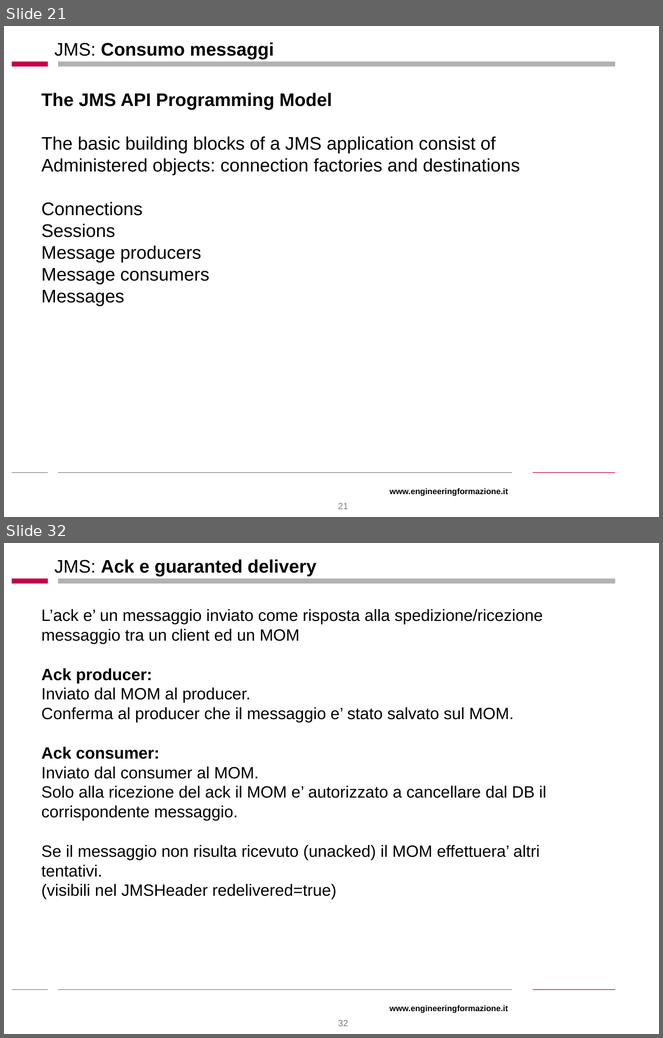
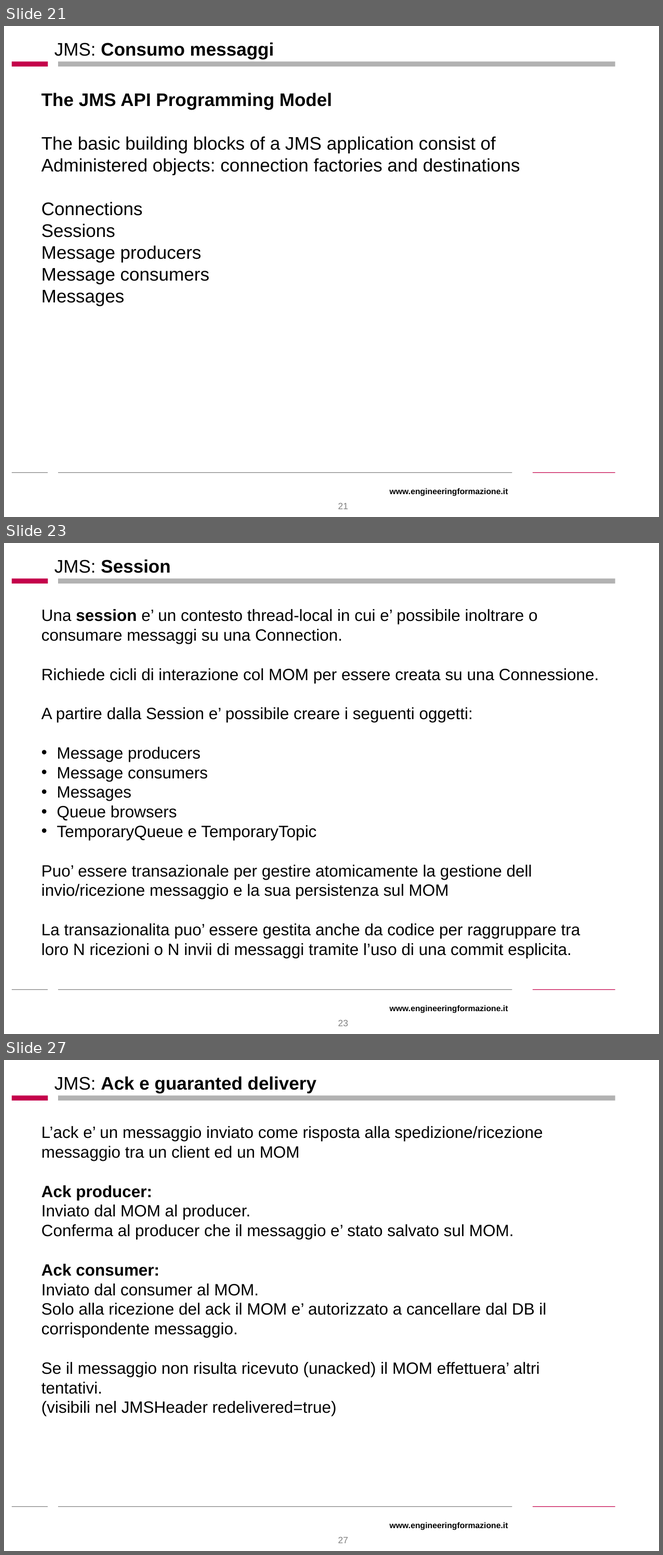
Before and after one commit to stefanofiorenza/SpringJ2EE, a slide deck: Docs/Slides/JMS.ppt. Shown one above the other, each under a label of ours: slides 21 and 32 before the commit, slides 21, 23 and 27 after it; the slides between them are not shown. The pictures are 663x1038 and 663x1555 pixels, drawn with LibreOffice and Linux fonts; fonts in the diff are those of the drawing; background and template pictures are left out. Boxes give left, top, right and bottom in pixels: in the first picture for what was removed or moved away, otherwise in the second. Text is boxed around its words. In the diff, an @@ line names an element or a change of style, - is before the commit and + after.

```diff
--- a/Docs/Slides/JMS.ppt
+++ b/Docs/Slides/JMS.ppt
@@ slide 23 added at [4, 543, 659, 1034], background #FFFFFF; not listed: 6 template elements that a slide beside it also shows @@
@@ title added at [54, 559, 170, 573], 20 pt, text #000000, bold @@
+JMS: Session
@@ text added at [41, 609, 599, 958], 18 pt, text #000000 @@
+Una session e’ un contesto thread-local in cui e’ possibile inoltrare o consumare messaggi su una Connection.
+Richiede cicli di interazione col MOM per essere creata su una Connessione.
+A partire dalla Session e’ possibile creare i seguenti oggetti:
+• Message producers
+• Message consumers
+• Messages
+• Queue browsers
+• TemporaryQueue e TemporaryTopic
+Puo’ essere transazionale per gestire atomicamente la gestione dell invio/ricezione messaggio e la sua persistenza sul MOM
+La transazionalita puo’ essere gestita anche da codice per raggruppare tra loro N ricezioni o N invii di messaggi tramite l’uso di una commit esplicita.
@@ page number added at [338, 1020, 348, 1027], 10 pt, text #808080 @@
+23
@@ what was slide 32 is now slide 27 @@
@@ page number at [338, 1537, 348, 1544]: text changed @@
-32
+27
```
Also in this commit, not shown: 4 slides changed, 9 other slides added, 15 slides removed, 4 other files.
